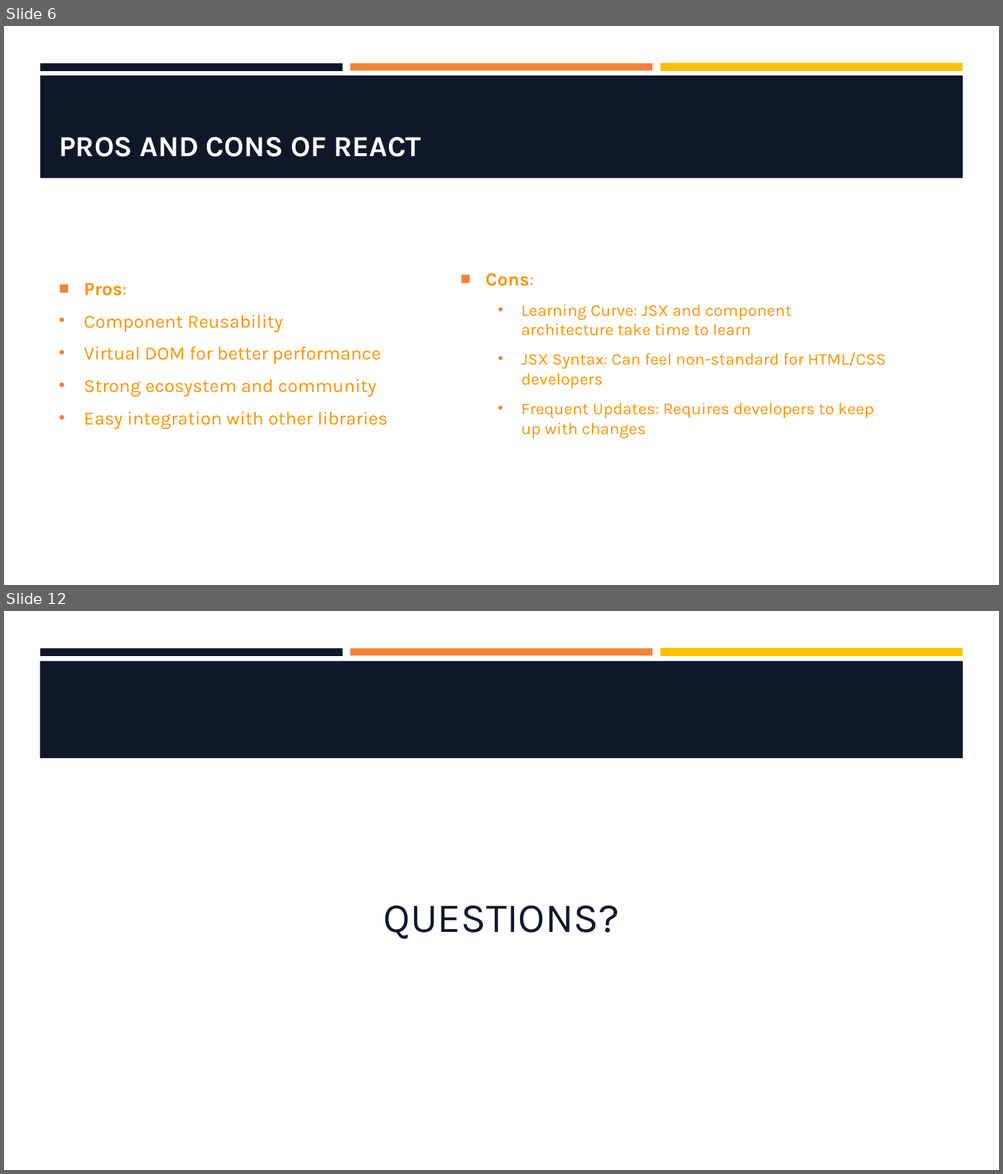
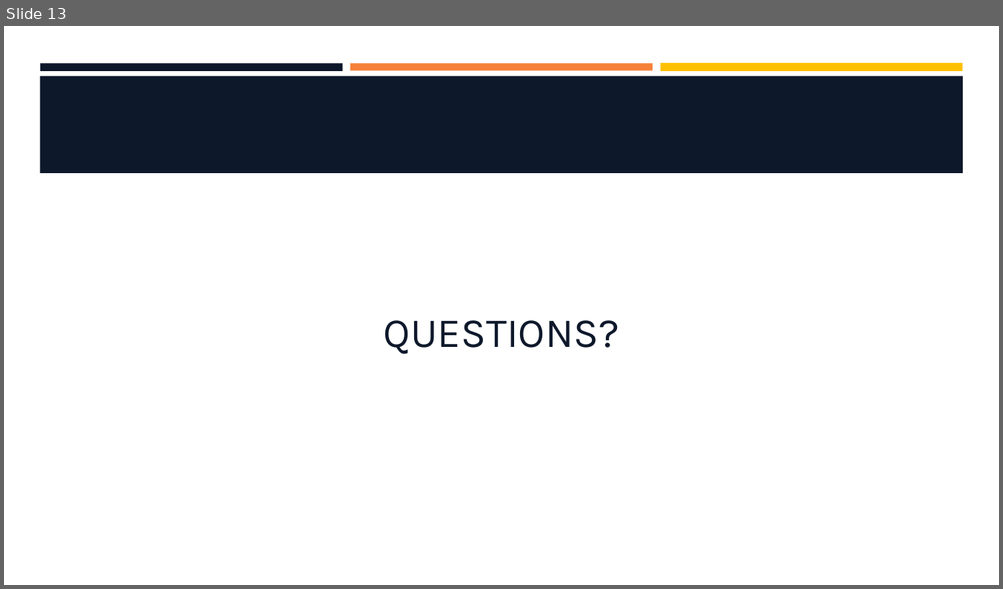
Before and after one commit to hawkeye1900/SBC-Sept24, a slide deck: week-10/W10-S2-ReactContext/W10-S2-ReactContext.pptx. Shown one above the other, each under a label of ours: slides 6 and 12 before the commit, slide 13 after it; the slides between them are not shown. The pictures are 1003x1174 and 1003x589 pixels, drawn with LibreOffice and Linux fonts; fonts in the diff are those of the drawing; background and template pictures are left out. Boxes give left, top, right and bottom in pixels: in the first picture for what was removed or moved away, otherwise in the second. Text is boxed around its words. In the diff, an @@ line names an element or a change of style, - is before the commit and + after.

```diff
--- a/week-10/W10-S2-ReactContext/W10-S2-ReactContext.pptx
+++ b/week-10/W10-S2-ReactContext/W10-S2-ReactContext.pptx
@@ slide 6 removed at <box>4,26,999,585</box>, background #FFFFFF; not listed: 3 template elements that a slide beside it also shows @@
@@ rectangle removed at <box>40,76,963,178</box> @@
@@ title removed at <box>59,137,421,157</box> @@
-PROS AND CONS OF REACT
@@ text removed at <box>84,283,387,429</box> @@
-■ Pros:
-• Component Reusability
-• Virtual DOM for better performance
-• Strong ecosystem and community
-• Easy integration with other libraries
@@ text removed at <box>485,273,886,439</box> @@
-■ Cons:
-  • Learning Curve: JSX and component architecture take time to learn
-  • JSX Syntax: Can feel non-standard for HTML/CSS developers
-  • Frequent Updates: Requires developers to keep up with changes
@@ what was slide 12 is now slide 13 @@
```
Also in this commit, not shown: 3 slides changed, 9 slides added, 7 other slides removed.
